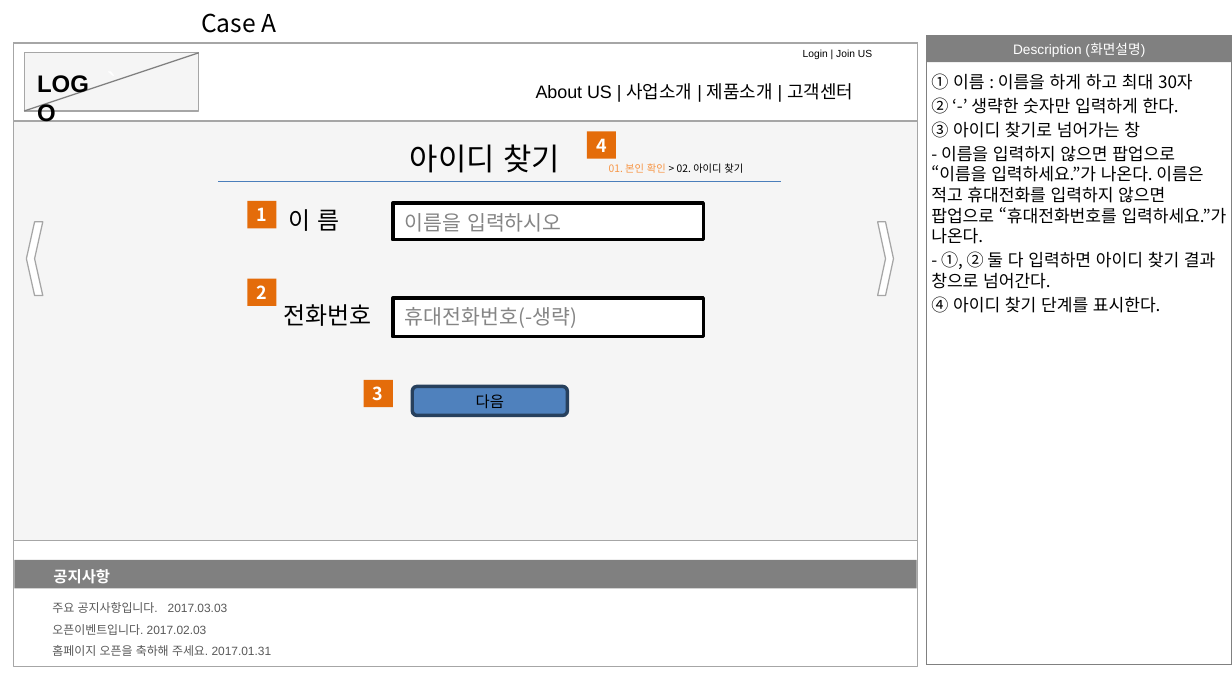
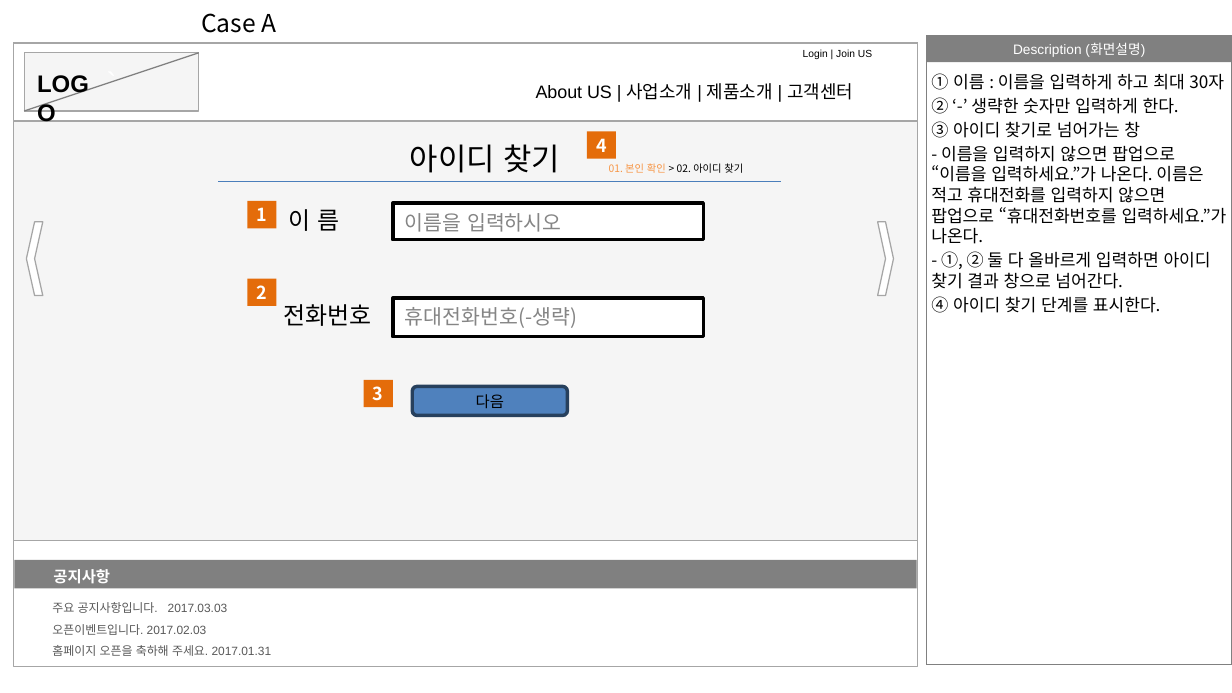
Before and after one commit to moim5/moida-general, a slide deck: slide 2 of documents/storyBoard/JuHyenjun/jhj_Story_Board.pptx. Drawn at 1232x693 pixels with LibreOffice and Linux fonts; fonts in the diff are those of the drawing. Boxes give left, top, right and bottom in pixels: in the first picture for what was removed or moved away, otherwise in the second. Text is boxed around its words. In the diff, an @@ line names an element or a change of style, - is before the commit and + after.

```diff
--- a/documents/storyBoard/JuHyenjun/jhj_Story_Board.pptx
+++ b/documents/storyBoard/JuHyenjun/jhj_Story_Board.pptx
@@ text at bbox=[931, 73, 1224, 90]: text changed @@
-① 이름 : 이름을 하게 하고 최대 30자
+① 이름 : 이름을 입력하게 하고 최대 30자
@@ text at bbox=[931, 251, 1211, 289]: text changed @@
-- ①, ② 둘 다 입력하면 아이디 찾기 결과 창으로 넘어간다.
+- ①, ② 둘 다 올바르게 입력하면 아이디 찾기 결과 창으로 넘어간다.
```
Also in this commit, not shown: 3 other slides changed.
